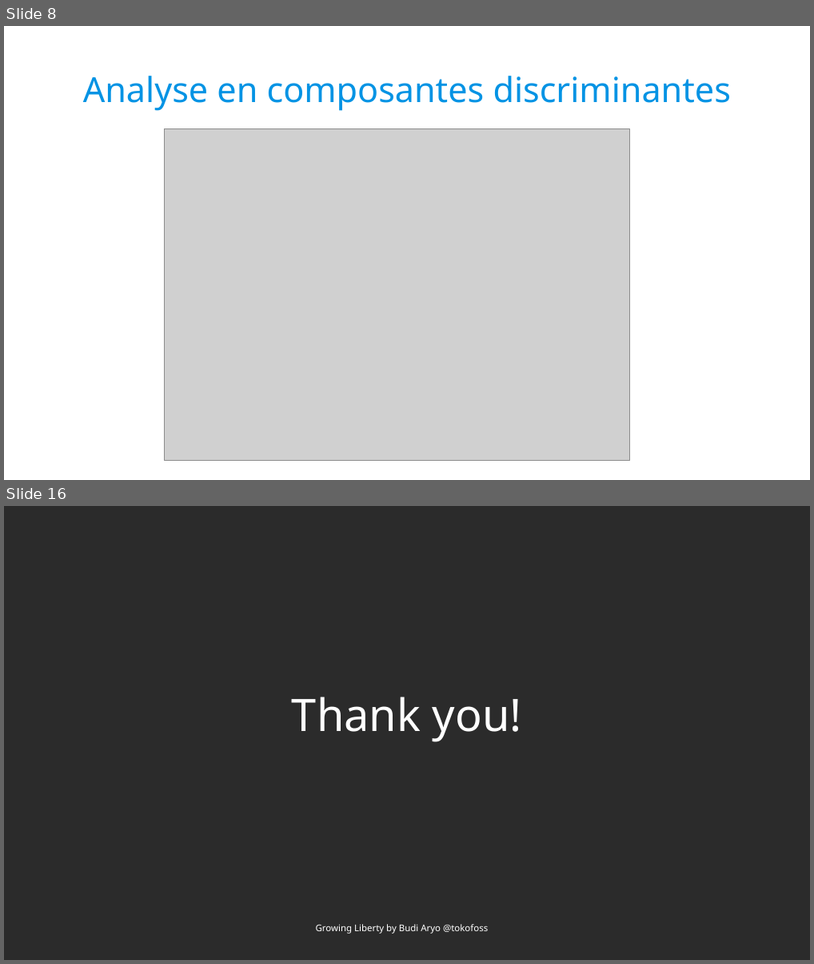
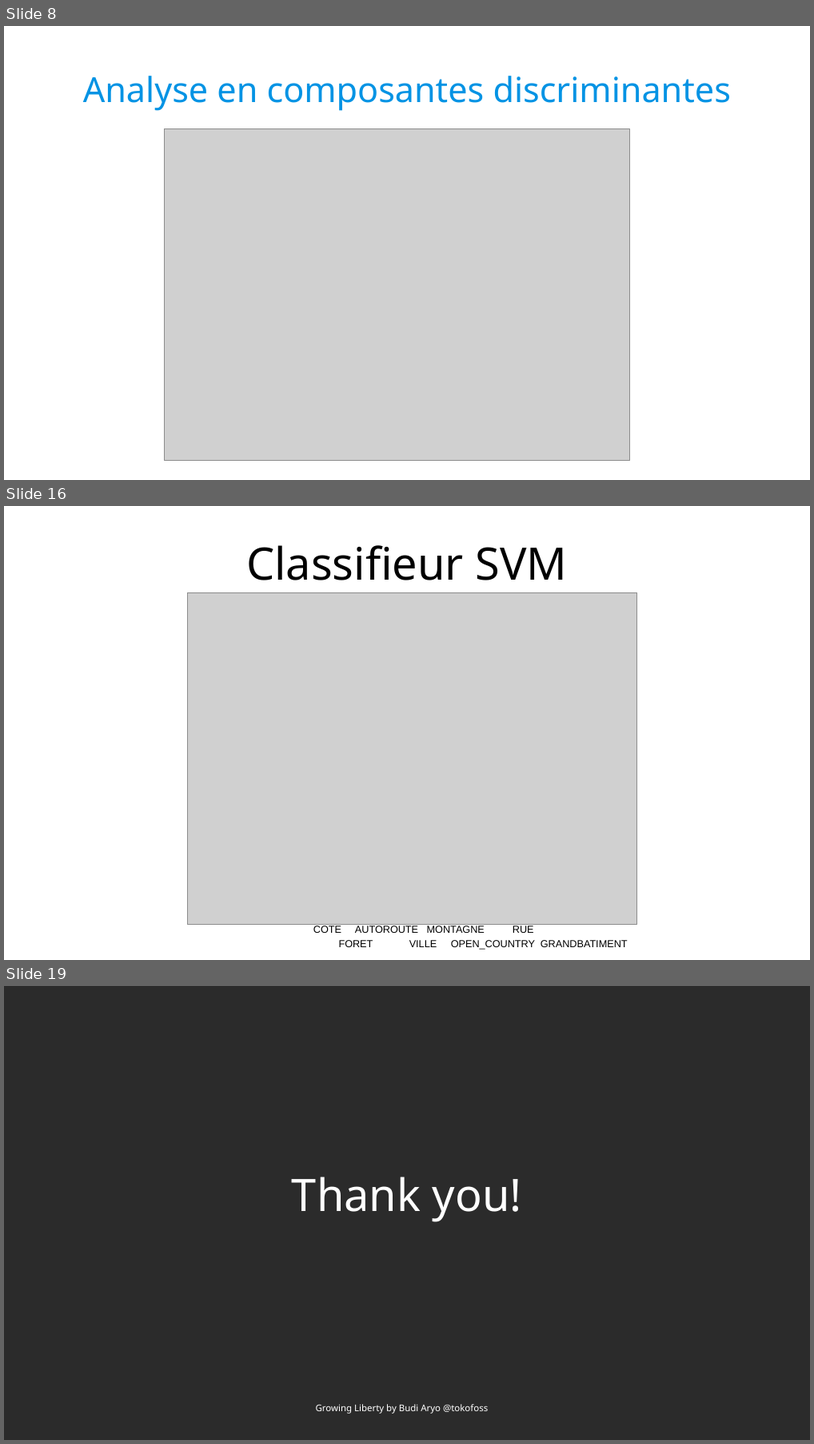
Before and after one commit to Polytech-E2I/data-processing, a slide deck: Projet3/report/report.odp. Shown one above the other, each under a label of ours: slides 8 and 16 before the commit, slides 8, 16 and 19 after it; the slides between them are not shown. The pictures are 814x964 and 814x1444 pixels, drawn with LibreOffice and Linux fonts; fonts in the diff are those of the drawing; grey boxes stand for pictures; background and template pictures are left out; a plain dark background stands for a picture behind light text. Boxes give left, top, right and bottom in pixels: in the first picture for what was removed or moved away, otherwise in the second. Text is boxed around its words. In the diff, an @@ line names an element or a change of style, - is before the commit and + after.

```diff
--- a/Projet3/report/report.odp
+++ b/Projet3/report/report.odp
@@ slide 16 added at <box>4,506,810,960</box>, background #FFFFFF @@
@@ title added at <box>246,545,567,580</box>, 44 pt, text #000000 @@
+Classifieur SVM
@@ picture added at <box>188,592,638,924</box> @@
@@ text added at <box>314,925,534,932</box>, 10 pt, text #000000 @@
+COTE AUTOROUTE MONTAGNE RUE
@@ text added at <box>339,940,628,949</box>, 10 pt, text #000000 @@
+FORET VILLE OPEN_COUNTRY GRANDBATIMENT
@@ what was slide 16 is now slide 19 @@
```
Also in this commit, not shown: 1 slide changed, 11 other slides added, 9 slides removed, 2 other files.
